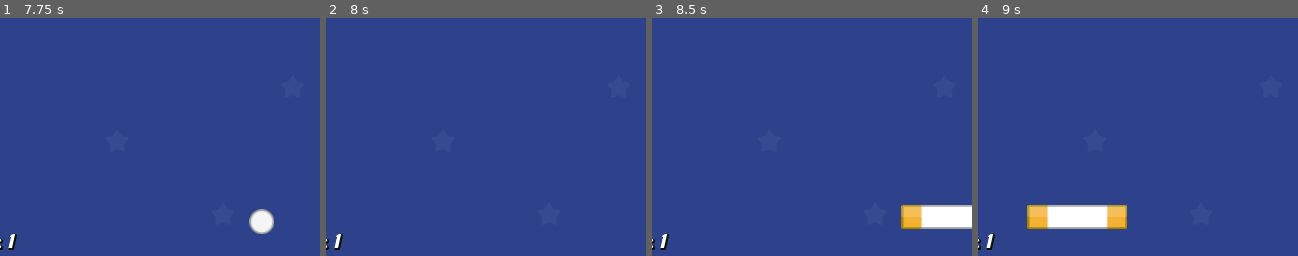
Above: before the commit, frames 1-4 (left to right).
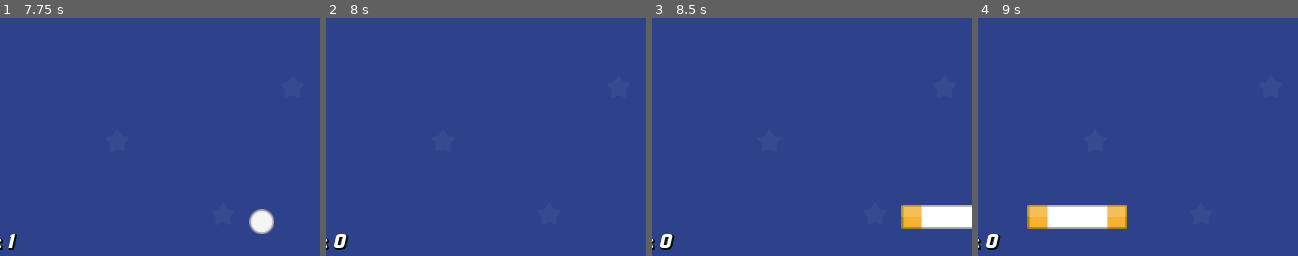
Above: after the commit, the same moments.

Repository: apprafael/arknoid
Game: Godot game, scene res://Scenes/level_1.tscn
The game is run twice, just before and just after one commit, with the same random seed, the same clock (stepped at 60 frames per second) and the same inputs.
Inputs:
- Up to frame 1 (7.75 s): tap Enter (ui_accept) at 0.5, 0.77, 1.52, 3.02, 3.77, 4.52, 5.75, 6.02, 6.77, 7.52 s; hold Right (ui_right) 0.53-2.03 s; hold Left (ui_left) 2.03-4.28 s; hold Right (ui_right) from 4.28 s (still down)
- Up to frame 2 (8 s): keep holding Right (ui_right)
- Up to frame 3 (8.5 s): release Right (ui_right) at 8.03 s; hold Left (ui_left) from 8.03 s (still down)
- Up to frame 4 (9 s): keep holding Left (ui_left)
The pictures show only the part of the screen within x 18-68%, y 50-100%; the shares and areas given below are measured in that part.

Frame 1 is identical in both runs. In frame 2, 0.2% of the frame differs, in the area x 2-8%, y 90-98%; in frame 3, 0.2%; in frame 4, 0.2%.

Commit message:
fix lives count

Diff:
--- a/Scripts/environment.gd
+++ b/Scripts/environment.gd
@@ -8,6 +8,7 @@
 			GameManager.lives -= 1
 			body.reset_position()
 		else:
+			GameManager.lives = 0
 			time_reset.start()
 	else:
 		body.queue_free()
